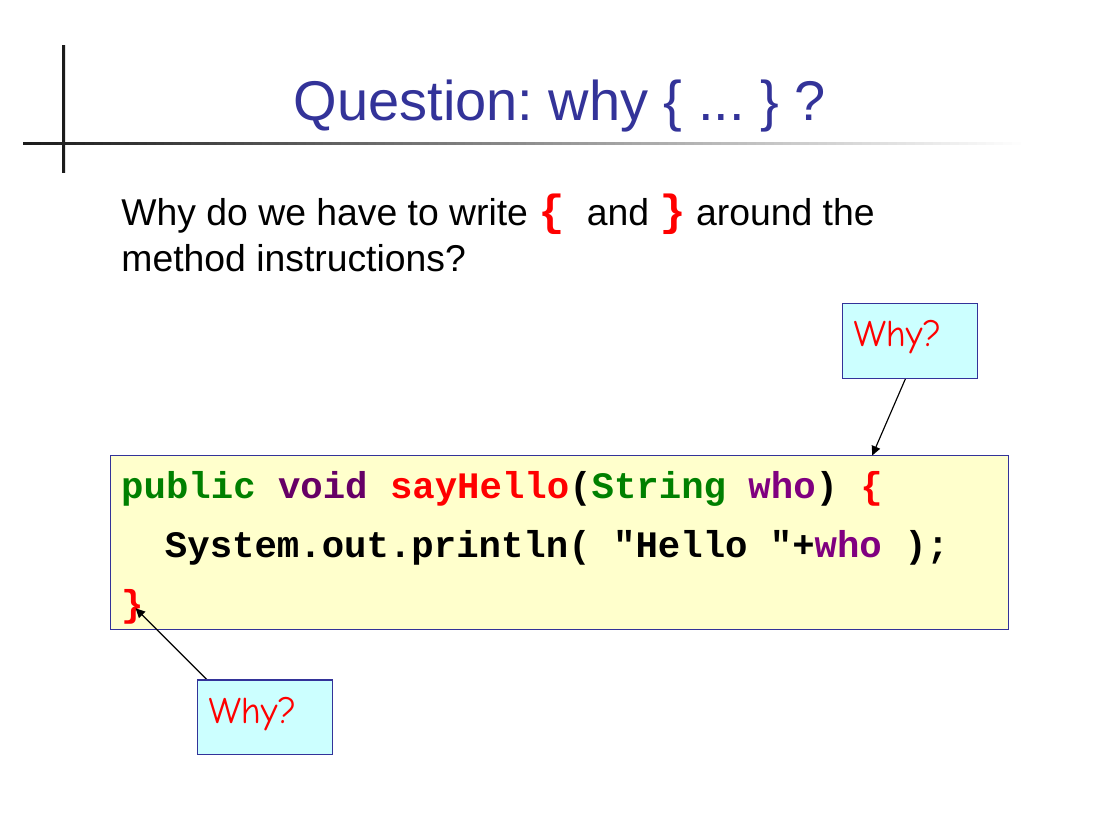
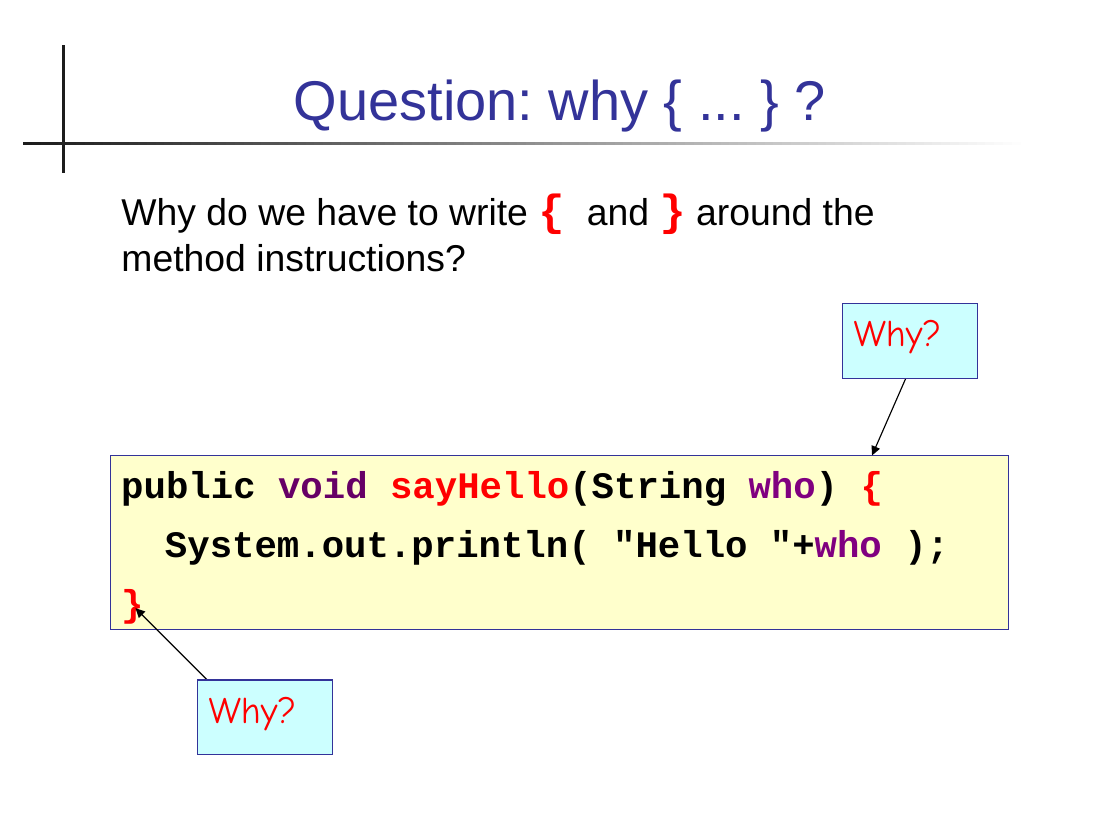
Before and after one commit to cpske/programming1, a slide deck: slide 60 of week2/X-Java-Basics.ppt. Drawn at 1120x840 pixels with LibreOffice and Linux fonts; fonts in the diff are those of the drawing. Boxes give left, top, right and bottom in pixels: in the first picture for what was removed or moved away, otherwise in the second. Text is boxed around its words. In the diff, an @@ line names an element or a change of style, - is before the commit and + after.

```diff
--- a/week2/X-Java-Basics.ppt
+++ b/week2/X-Java-Basics.ppt
@@ text in rectangle at (x1=121, y1=471, x2=839, y2=506): text colour #008000 to #000000 in "public sayHello(String" @@
```
Also in this commit, not shown: 21 other slides changed, 7 other files.
